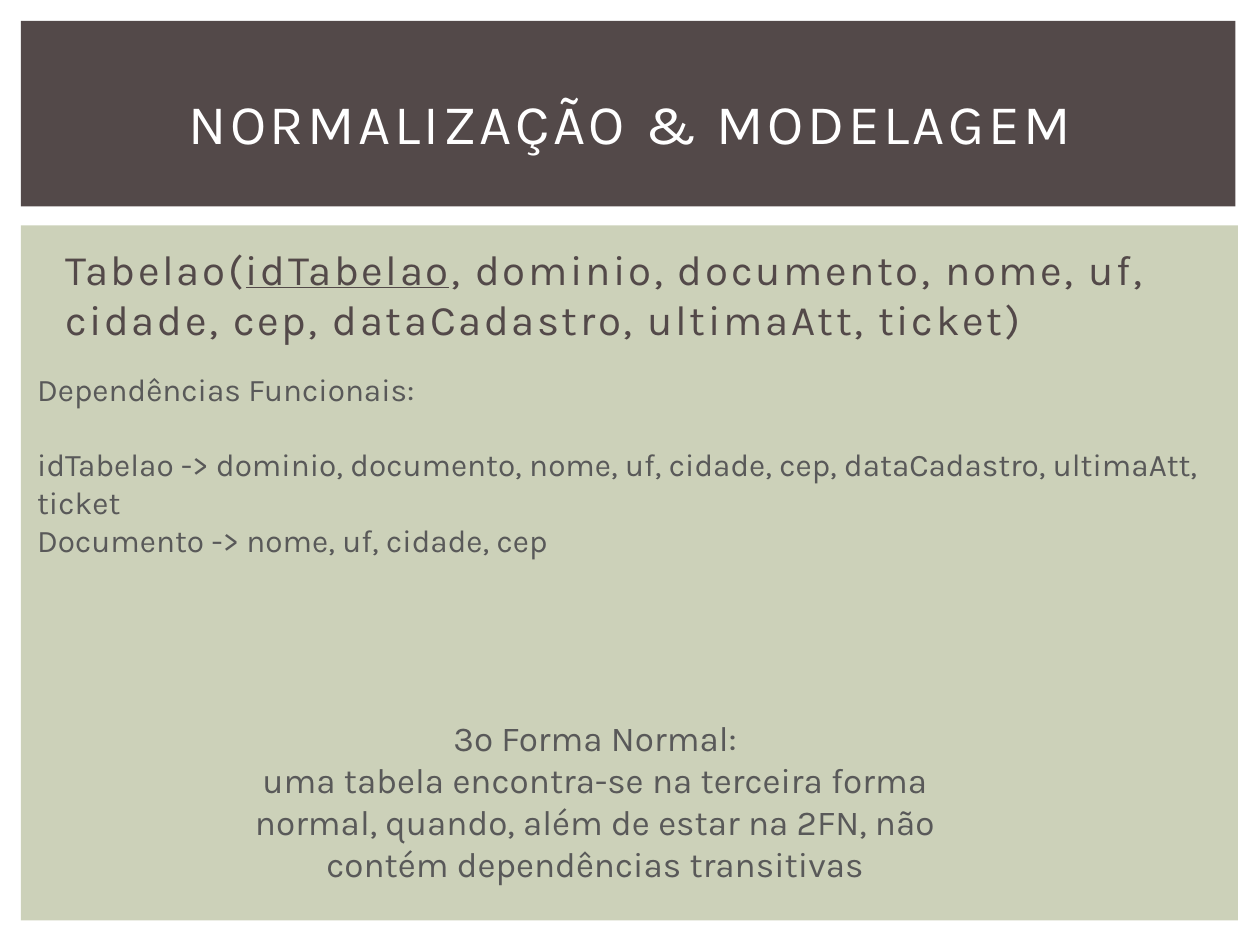
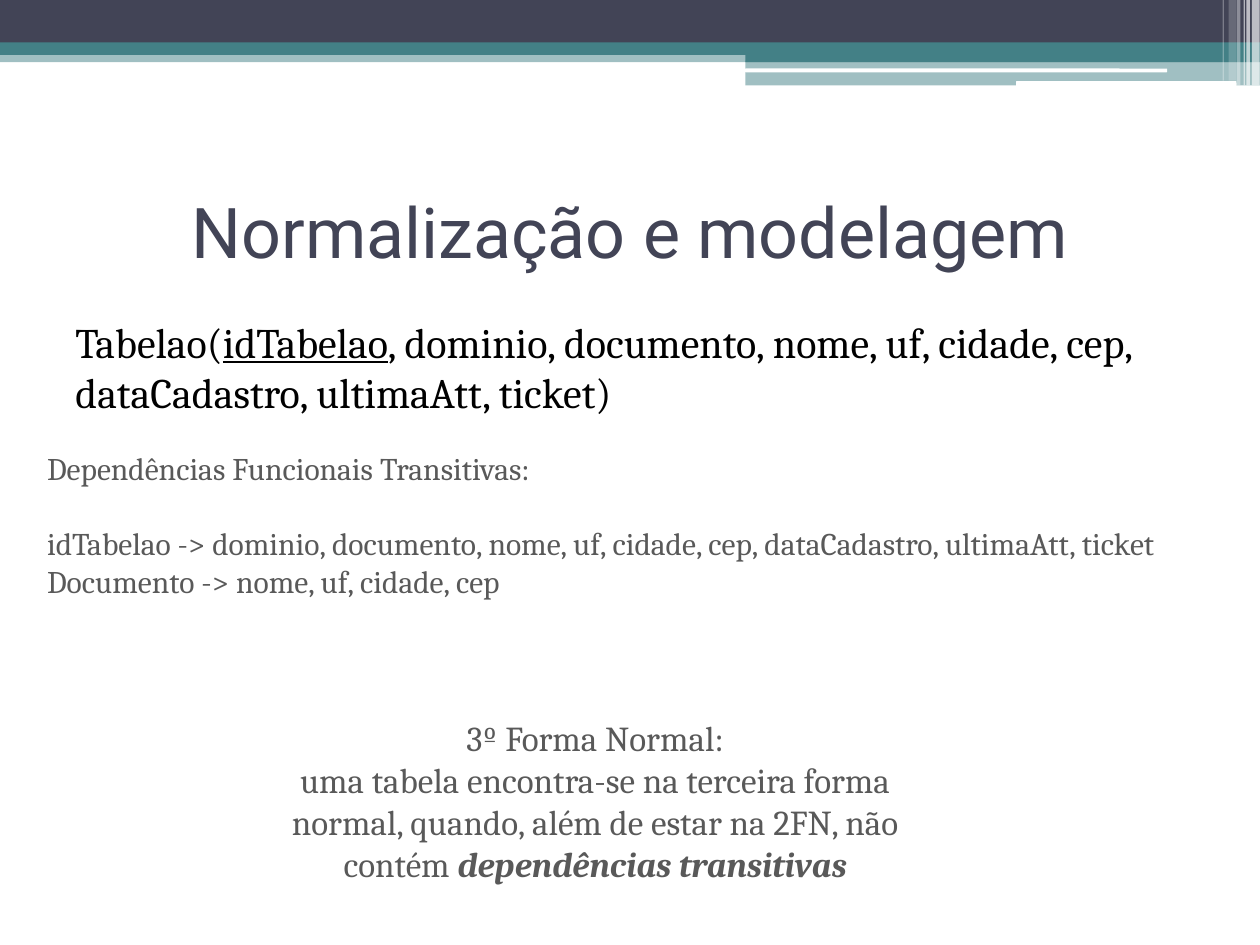
Before and after one commit to notzilly/fundBD-elc119, a slide deck: slide 7 of apresentacao.pptx. Drawn at 1260x945 pixels with LibreOffice and Linux fonts; fonts in the diff are those of the drawing. Boxes give left, top, right and bottom in pixels: in the first picture for what was removed or moved away, otherwise in the second. Text is boxed around its words. In the diff, an @@ line names an element or a change of style, - is before the commit and + after.

```diff
--- a/apresentacao.pptx
+++ b/apresentacao.pptx
@@ rectangle added at <box>0,0,1260,43</box>, fill #424456 @@
@@ rectangle added at <box>1222,0,1223,81</box>, fill #FFFFFF at 30% opacity @@
@@ rectangle added at <box>1228,0,1236,81</box>, fill #FFFFFF at 20% opacity @@
@@ rectangle added at <box>1237,0,1241,86</box>, fill #FFFFFF at 40% opacity @@
@@ rectangle added at <box>1244,0,1245,86</box>, fill #FFFFFF at 60% opacity @@
@@ rectangle added at <box>1246,0,1250,86</box>, fill #FFFFFF at 65% opacity @@
@@ rectangle added at <box>1252,0,1260,86</box>, fill #FFFFFF at 65% opacity @@
@@ rectangle: place and size @@
-rectangle at <box>21,21,1236,207</box>
+rectangle at <box>0,50,1260,62</box>
@@ rectangle at <box>0,50,1260,62</box>: fill #534949 to #438086 at 50% opacity @@
@@ rectangle added at <box>0,43,1260,55</box>, fill #438086 @@
@@ rectangle added at <box>746,49,1260,62</box>, fill #438086 @@
@@ rounded rectangle added at <box>745,68,1167,72</box>, fill #FFFFFF @@
@@ rectangle added at <box>746,60,1260,86</box>, fill #438086 at 50% opacity @@
@@ rounded rectangle added at <box>1016,81,1236,86</box>, fill #FFFFFF @@
@@ title at <box>192,205,1067,273</box>: text changed; size 32 to 40 pt; font Karla to Roboto; text colour #FFFFFF to #424456 @@
-NORMALIZAÇÃO & MODELAGEM
+Normalização e modelagem
@@ rectangle removed at <box>21,226,1239,921</box> @@
@@ text "Tabelao(idTabelao, dominio, documento, nome, uf, ...": place and size @@
-text "Tabelao(idTabelao, dominio, documento, nome, uf, ..." at <box>65,254,1143,345</box>
+text "Tabelao(idTabelao, dominio, documento, nome, uf, ..." at <box>75,328,1133,414</box>
@@ text "Tabelao(idTabelao, dominio, documento, nome, uf, ..." at <box>75,328,1133,414</box>: font Karla to Cambria, text colour #534949 to #000000, letter spacing 1.5 to 0 pt; less space between paragraphs @@
@@ text "Dependências Funcionais Transitivas:": place and size @@
-text "Dependências Funcionais Transitivas:" at <box>37,378,1197,560</box>
+text "Dependências Funcionais Transitivas:" at <box>47,458,1154,600</box>
@@ text at <box>47,458,530,487</box>: text changed; font Karla to Cambria @@
-Dependências Funcionais:
+Dependências Funcionais Transitivas:
@@ text at <box>47,532,1154,600</box>: font Karla to Cambria in "idTabelao -> dominio, documento, nome, uf, cidade, ...", "Documento -> nome, uf, cidade, cep" @@
@@ text "3º Forma Normal:" at <box>292,726,898,885</box>: font Karla to Cambria; bold on, italic on in "dependências transitivas" @@
```
Also in this commit, not shown: 11 other slides changed, 1 other file.
